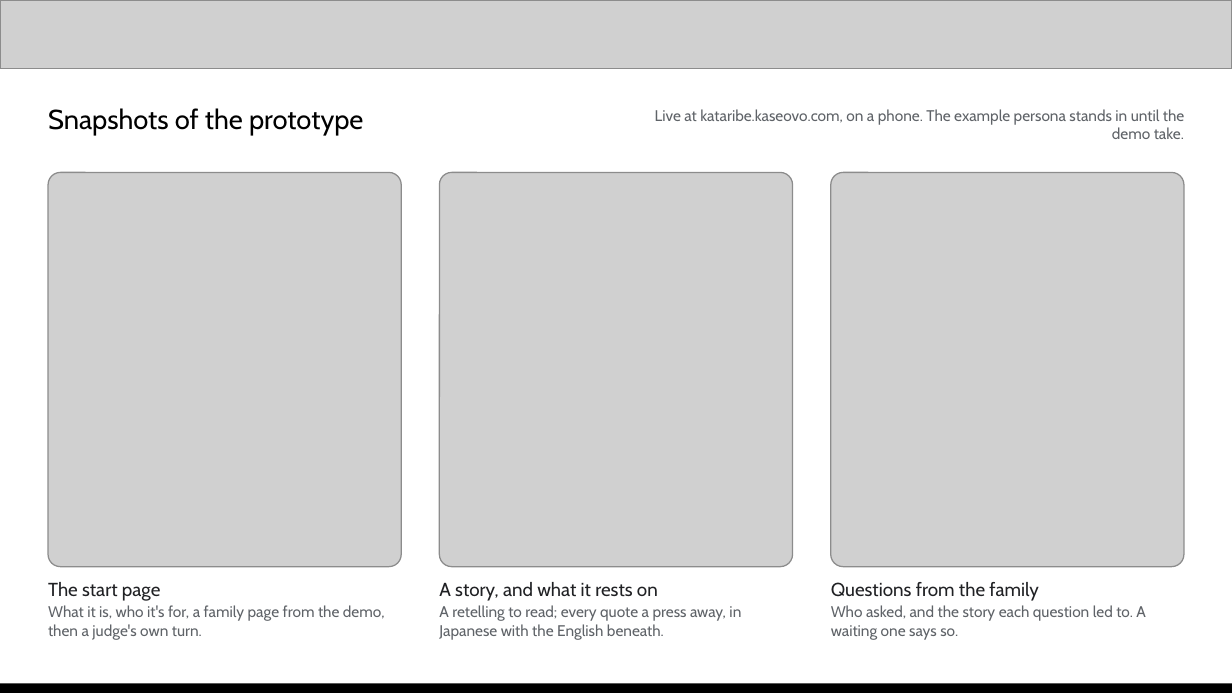
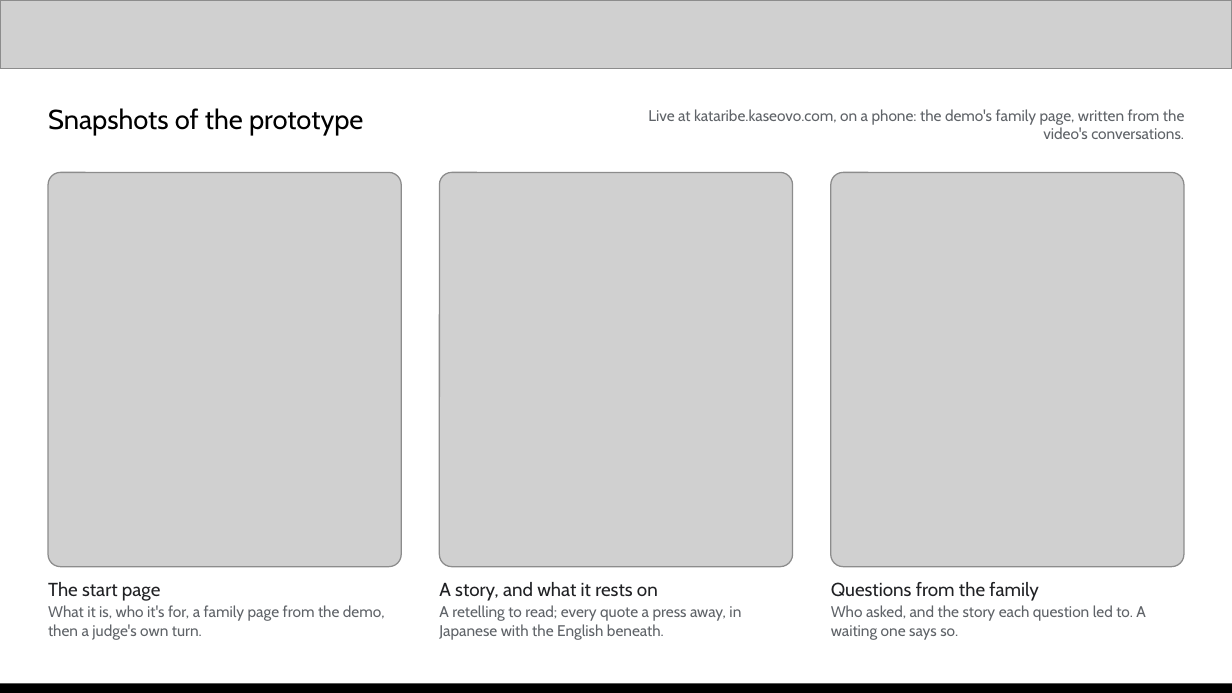
Before and after one commit to kaseovo/kataribe, a slide deck: slide 10 of docs/demo/kataribe-pitch-deck.pptx. Drawn at 1232x693 pixels with LibreOffice and Linux fonts; fonts in the diff are those of the drawing; grey boxes stand for pictures. Boxes give left, top, right and bottom in pixels: in the first picture for what was removed or moved away, otherwise in the second. Text is boxed around its words. In the diff, an @@ line names an element or a change of style, - is before the commit and + after.

```diff
--- a/docs/demo/kataribe-pitch-deck.pptx
+++ b/docs/demo/kataribe-pitch-deck.pptx
@@ text at (648,109,1184,139): text changed @@
-Live at kataribe.kaseovo.com, on a phone. The example persona stands in until the demo take.
+Live at kataribe.kaseovo.com, on a phone: the demo's family page, written from the video's conversations.
```
Also in this commit, not shown: 3 other slides changed, 6 other files.
